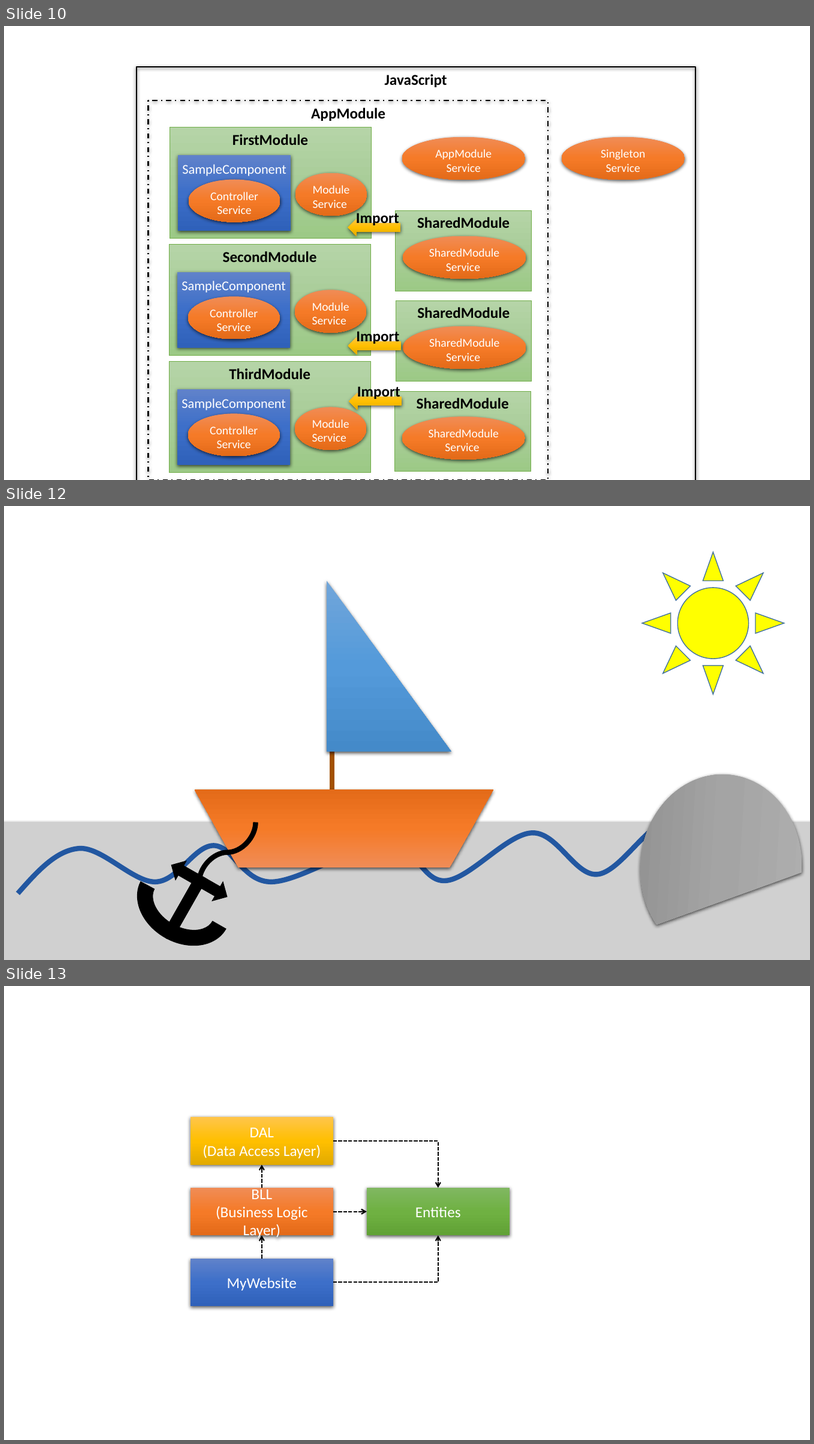
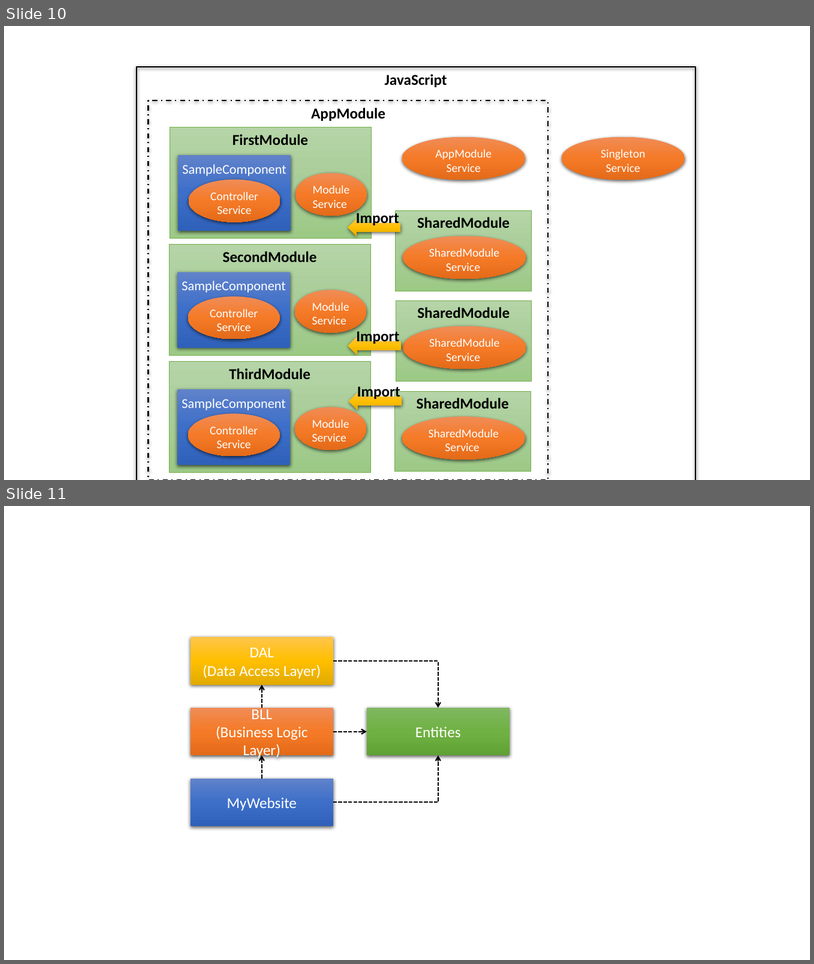
Before and after one commit to johnwu1114/blog-johnwu-cc, a slide deck: source/_assets/ironman.pptx. Shown one above the other, each under a label of ours: slides 10, 12 and 13 before the commit, slides 10 and 11 after it; the slides between them are not shown. The pictures are 814x1444 and 814x964 pixels, drawn with LibreOffice and Linux fonts; fonts in the diff are those of the drawing; grey boxes stand for pictures. Boxes give left, top, right and bottom in pixels: in the first picture for what was removed or moved away, otherwise in the second. Text is boxed around its words. In the diff, an @@ line names an element or a change of style, - is before the commit and + after.

```diff
--- a/source/_assets/ironman.pptx
+++ b/source/_assets/ironman.pptx
@@ slide 12 removed at (4, 506, 810, 960), background #FFFFFF @@
@@ sun removed at (643, 552, 785, 694) @@
@@ right triangle removed at (326, 580, 452, 751) @@
@@ line removed from (332, 684) to (332, 815) @@
@@ chord (boxed as its full ellipse) removed at (635, 769, 808, 960) @@
@@ trapezoid removed at (195, 790, 494, 868) @@
@@ picture removed at (4, 822, 810, 960) @@
@@ picture removed at (18, 823, 793, 893) @@
@@ curved line removed from (200, 882) to (255, 822) @@
@@ arch (boxed as its full ring) removed at (123, 848, 245, 960) @@
@@ left up arrow removed at (139, 856, 214, 943) @@
@@ left up arrow removed at (157, 866, 232, 954) @@
@@ what was slide 13 is now slide 11 @@
```
Also in this commit, not shown: 1 slide added, 2 other slides removed, 11 other files.
